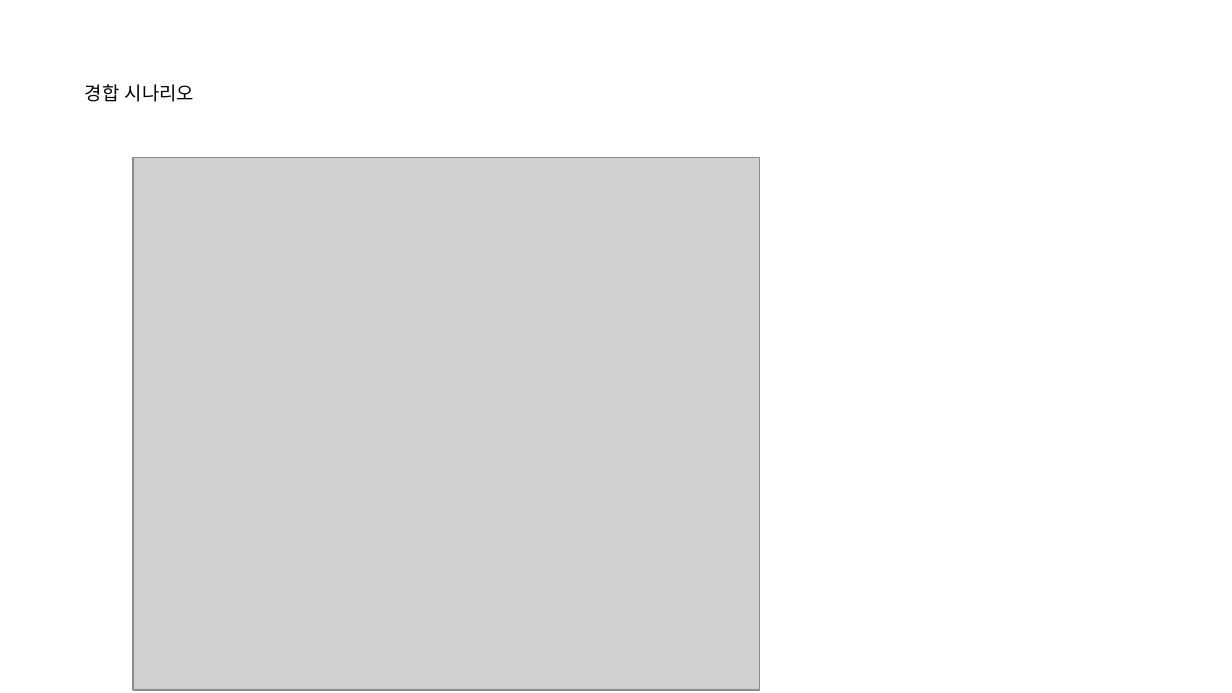
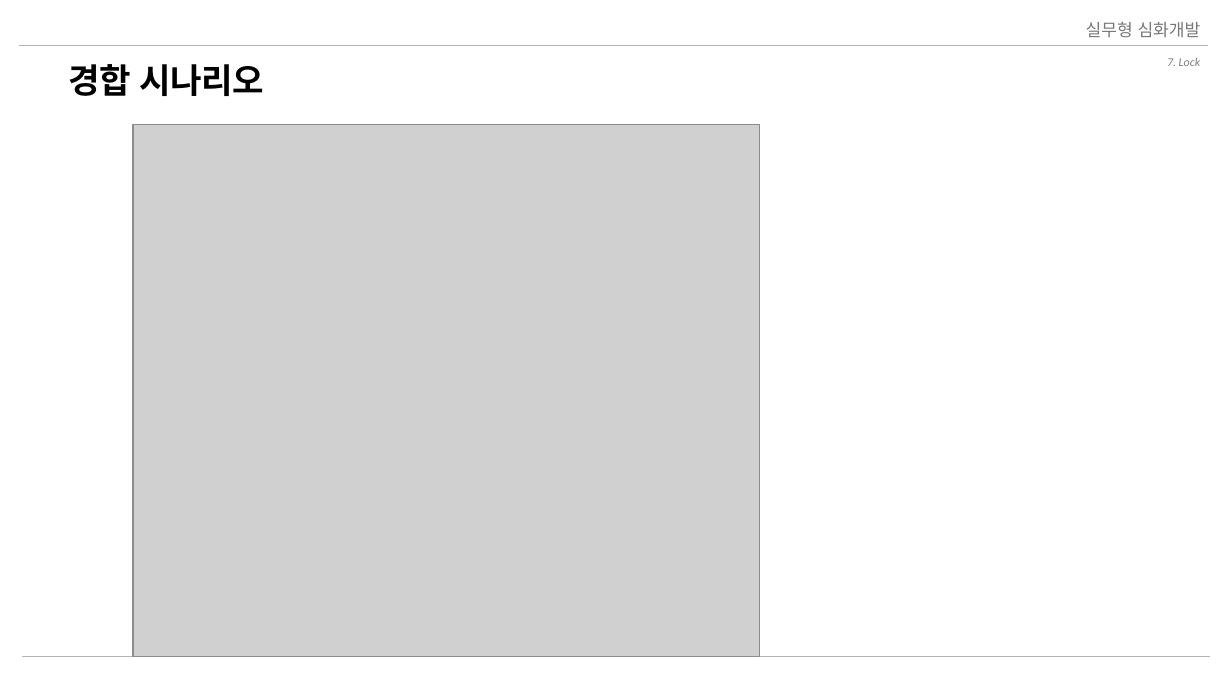
Before and after one commit to nayasis/fastcampus-webflux-coroutine, a slide deck: slide 16 of 99.ppt/Ch5. 실무형 심화개발.pptx (slide 19 before the commit). Drawn at 1232x693 pixels with LibreOffice and Linux fonts; fonts in the diff are those of the drawing; grey boxes stand for pictures; background and template pictures are left out. Boxes give left, top, right and bottom in pixels: in the first picture for what was removed or moved away, otherwise in the second. Text is boxed around its words. In the diff, an @@ line names an element or a change of style, - is before the commit and + after.

```diff
--- a/99.ppt/Ch5. 실무형 심화개발.pptx
+++ b/99.ppt/Ch5. 실무형 심화개발.pptx
@@ text added at (1086, 22, 1201, 37), 10 pt, text #797979 @@
+실무형 심화개발
@@ line added from (20, 46) to (1207, 46), #B3B3B3 0.5 pt @@
@@ title "경합 시나리오": place and size @@
-title "경합 시나리오" at (85, 84, 194, 102)
+title "경합 시나리오" at (68, 64, 265, 96)
@@ title "경합 시나리오" at (68, 64, 265, 96): size 11 to 20 pt, font Lato to Noto Sans CJK KR, letter spacing 0 to -0.3 pt, bold on; vertical alignment top to middle @@
@@ text added at (1167, 58, 1201, 66), 7 pt, text #808080, italic @@
+7. Lock
@@ picture: place and size @@
-picture at (133, 158, 759, 690)
+picture at (133, 124, 759, 657)
@@ line added from (22, 657) to (1210, 657), #B3B3B3 0.5 pt @@
```
Also in this commit, not shown: 19 other slides changed, 4 slides removed, 2 other files.
